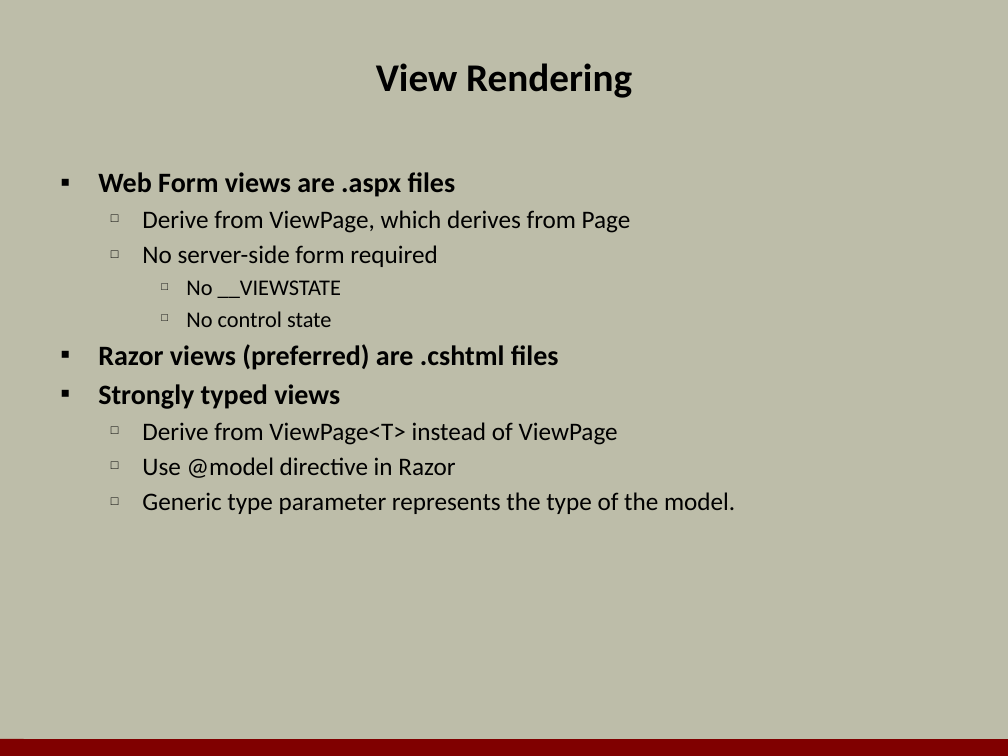
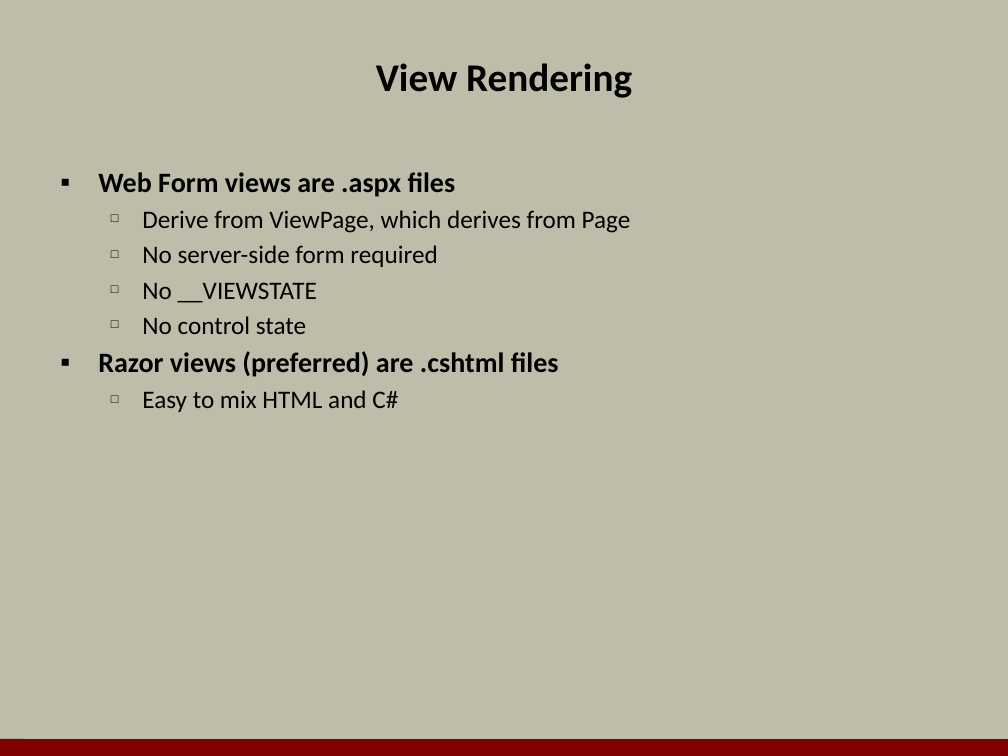
Before and after one commit to OdeToCode/classes, a slide deck: slide 10 of mvc/slides/01_Introduction_To_MVC.pptx. Drawn at 1008x756 pixels with LibreOffice and Linux fonts; fonts in the diff are those of the drawing; background and template pictures are left out. Boxes give left, top, right and bottom in pixels: in the first picture for what was removed or moved away, otherwise in the second. Text is boxed around its words. In the diff, an @@ line names an element or a change of style, - is before the commit and + after.

```diff
--- a/mvc/slides/01_Introduction_To_MVC.pptx
+++ b/mvc/slides/01_Introduction_To_MVC.pptx
@@ text at bbox=[142, 282, 317, 334]: size 16 to 18 pt in "No __VIEWSTATE", "No control state"; list level 3 to 2 in "No __VIEWSTATE"; list level 3 to 2 in "No control state" @@
@@ text at bbox=[142, 390, 398, 412]: text changed @@
-▪ Strongly typed views
-  □ Derive from ViewPage<T> instead of ViewPage
-  □ Use @model directive in Razor
-  □ Generic type parameter represents the type of the model.
+  □ Easy to mix HTML and C#
```
Also in this commit, not shown: 1 other slide changed, 52 other files.
